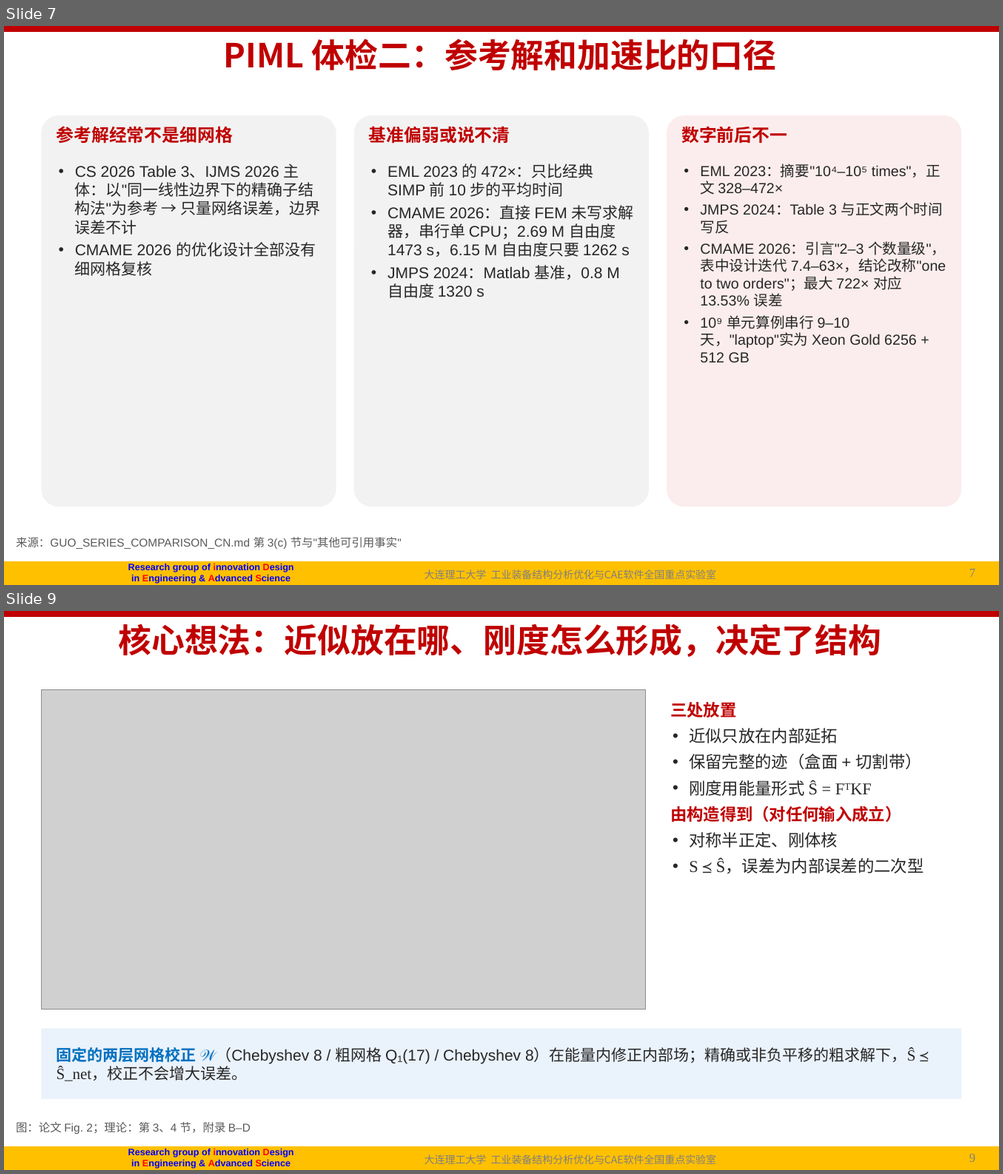
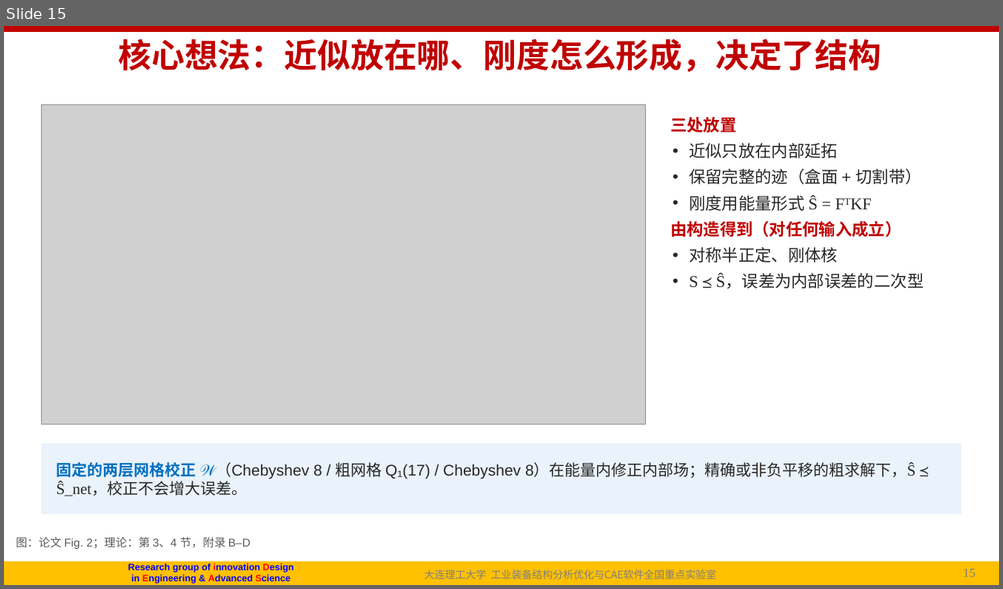
Before and after one commit to fanzhirui1004-source/curly-octo-goggles, a slide deck: docs/followup/talk/P1_NICE_导师汇报_20261003.pptx. Shown one above the other, each under a label of ours: slides 7 and 9 before the commit, slide 15 after it; the slides between them are not shown. The pictures are 1003x1174 and 1003x589 pixels, drawn with LibreOffice and Linux fonts; fonts in the diff are those of the drawing; grey boxes stand for pictures; background and template pictures are left out. Boxes give left, top, right and bottom in pixels: in the first picture for what was removed or moved away, otherwise in the second. Text is boxed around its words. In the diff, an @@ line names an element or a change of style, - is before the commit and + after.

```diff
--- a/docs/followup/talk/P1_NICE_导师汇报_20261003.pptx
+++ b/docs/followup/talk/P1_NICE_导师汇报_20261003.pptx
@@ slide 7 removed at [4,26,999,585], background #FFFFFF; not listed: 6 template elements that a slide beside it also shows @@
@@ title removed at [224,39,776,70] @@
-PIML 体检二：参考解和加速比的口径
@@ rounded rectangle removed at [41,116,336,507] @@
@@ text removed at [57,126,233,143] @@
-参考解经常不是细网格
@@ rounded rectangle removed at [354,116,649,507] @@
@@ text removed at [369,126,510,143] @@
-基准偏弱或说不清
@@ rounded rectangle removed at [666,116,962,507] @@
@@ text removed at [681,126,787,143] @@
-数字前后不一
@@ text removed at [75,164,321,276] @@
-• CS 2026 Table 3、IJMS 2026 主体：以"同一线性边界下的精确子结构法"为参考 → 只量网络误差，边界误差不计
-• CMAME 2026 的优化设计全部没有细网格复核
@@ text removed at [387,164,634,298] @@
-• EML 2023 的 472×：只比经典 SIMP 前 10 步的平均时间
-• CMAME 2026：直接 FEM 未写求解器，串行单 CPU；2.69 M 自由度 1473 s，6.15 M 自由度只要 1262 s
-• JMPS 2024：Matlab 基准，0.8 M 自由度 1320 s
@@ text removed at [700,164,946,363] @@
-• EML 2023：摘要"10⁴–10⁵ times"，正文 328–472×
-• JMPS 2024：Table 3 与正文两个时间写反
-• CMAME 2026：引言"2–3 个数量级"，表中设计迭代 7.4–63×，结论改称"one to two orders"；最大 722× 对应 13.53% 误差
-• 10⁹ 单元算例串行 9–10 天，"laptop"实为 Xeon Gold 6256 + 512 GB
@@ text removed at [16,537,401,549] @@
-来源：GUO_SERIES_COMPARISON_CN.md 第 3(c) 节与"其他可引用事实"
@@ what was slide 9 is now slide 15 @@
@@ page number at [958,569,991,577]: text changed @@
-9/30
+15/43
@@ page number at [962,569,975,577]: text changed @@
-9
+15
```
Also in this commit, not shown: 8 slides changed, 20 slides added, 6 other slides removed, 2 other files.
